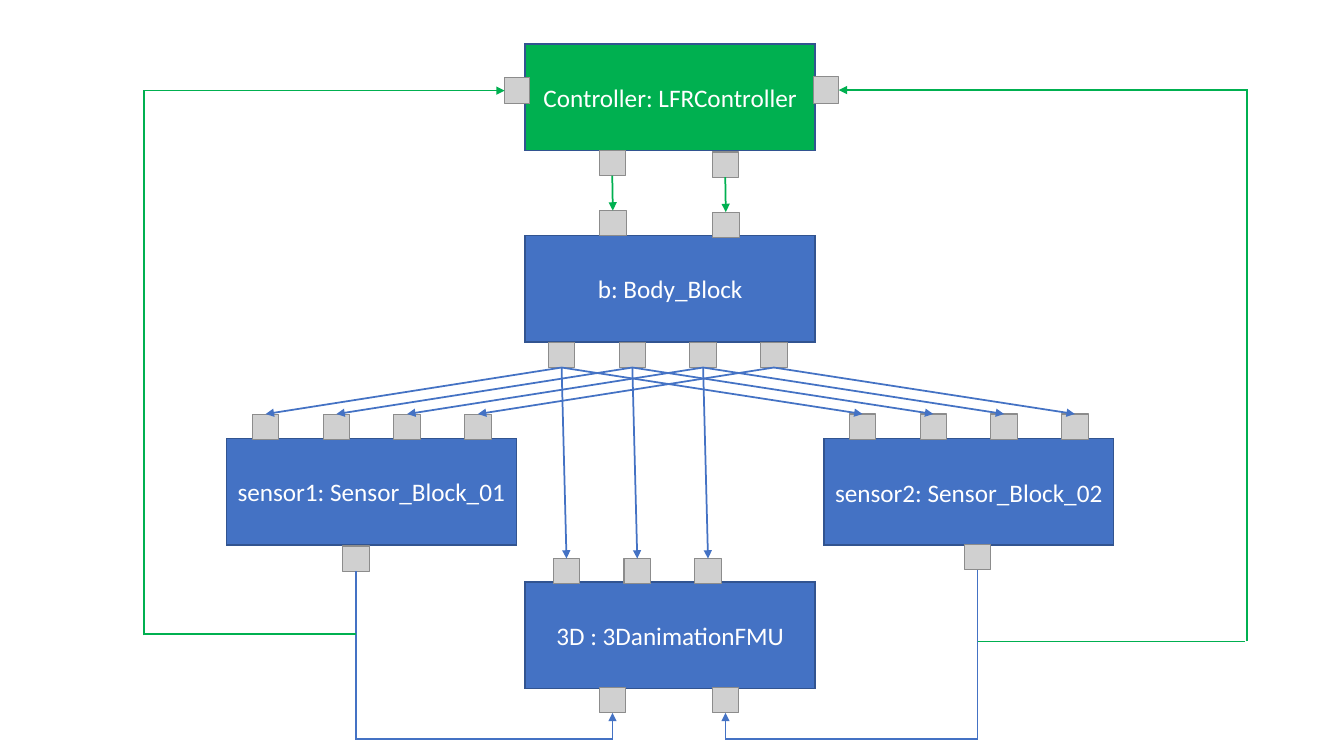
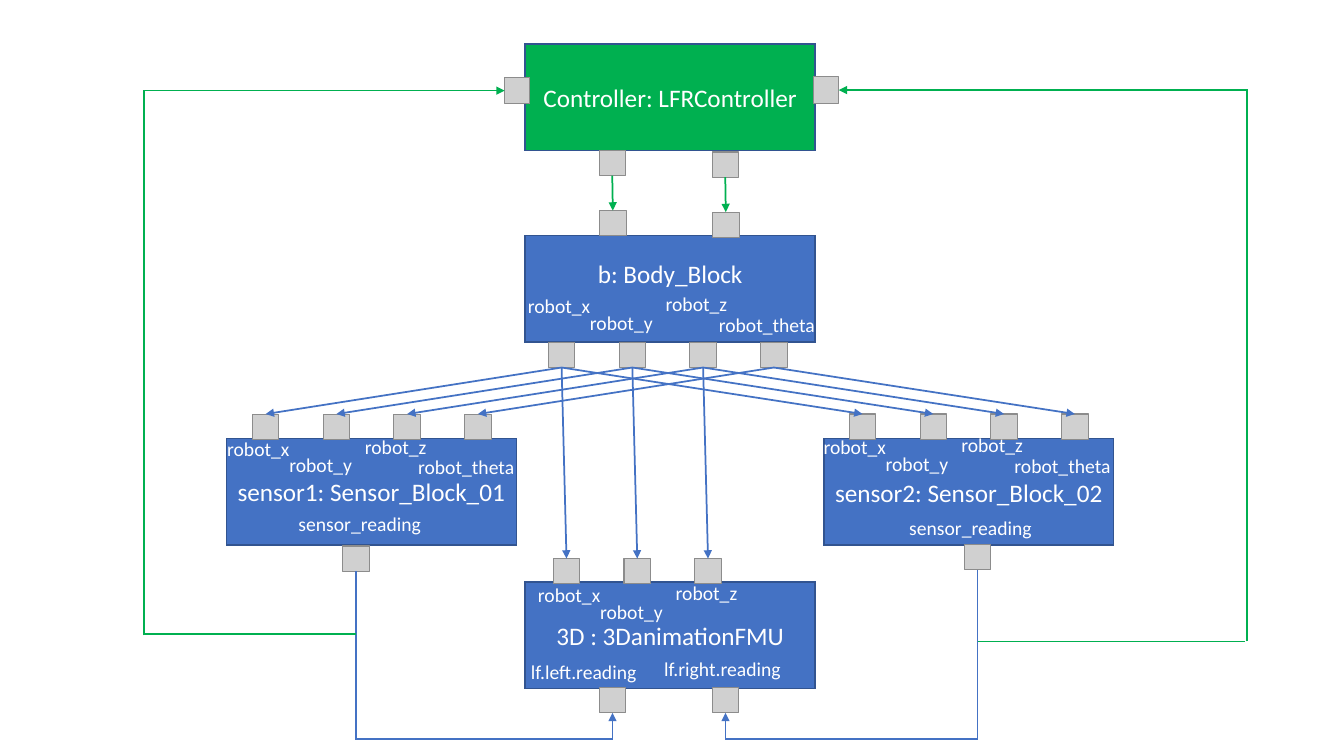
Before and after one commit to INTO-CPS-Association/training, a slide deck: slide 1 of tutorials/Tutorial 2 - Adding FMUs/figures/InitialConnections.pptx. Drawn at 1344x756 pixels with LibreOffice and Linux fonts; fonts in the diff are those of the drawing; grey boxes stand for pictures. Boxes give left, top, right and bottom in pixels: in the first picture for what was removed or moved away, otherwise in the second. Text is boxed around its words. In the diff, an @@ line names an element or a change of style, - is before the commit and + after.

```diff
--- a/tutorials/Tutorial 2 - Adding FMUs/figures/InitialConnections.pptx
+++ b/tutorials/Tutorial 2 - Adding FMUs/figures/InitialConnections.pptx
@@ text added at (x1=528, y1=299, x2=590, y2=316), 14 pt, text #FFFFFF @@
+robot_x
@@ text added at (x1=666, y1=297, x2=728, y2=314), 14 pt, text #FFFFFF @@
+robot_z
@@ text added at (x1=590, y1=316, x2=653, y2=333), 14 pt, text #FFFFFF @@
+robot_y
@@ text added at (x1=719, y1=315, x2=815, y2=337), 14 pt, text #FFFFFF @@
+robot_theta
@@ text added at (x1=227, y1=442, x2=289, y2=459), 14 pt, text #FFFFFF @@
+robot_x
@@ text added at (x1=365, y1=438, x2=427, y2=457), 14 pt, text #FFFFFF @@
+robot_z
@@ text added at (x1=824, y1=438, x2=886, y2=460), 14 pt, text #FFFFFF @@
+robot_x
@@ text added at (x1=961, y1=436, x2=1023, y2=455), 14 pt, text #FFFFFF @@
+robot_z
@@ text added at (x1=289, y1=458, x2=352, y2=475), 14 pt, text #FFFFFF @@
+robot_y
@@ text added at (x1=418, y1=460, x2=514, y2=477), 14 pt, text #FFFFFF @@
+robot_theta
@@ text added at (x1=886, y1=457, x2=949, y2=474), 14 pt, text #FFFFFF @@
+robot_y
@@ text added at (x1=1014, y1=459, x2=1110, y2=476), 14 pt, text #FFFFFF @@
+robot_theta
@@ text added at (x1=298, y1=517, x2=420, y2=535), 14 pt, text #FFFFFF @@
+sensor_reading
@@ text added at (x1=909, y1=521, x2=1031, y2=539), 14 pt, text #FFFFFF @@
+sensor_reading
@@ text added at (x1=538, y1=588, x2=600, y2=605), 14 pt, text #FFFFFF @@
+robot_x
@@ text added at (x1=676, y1=586, x2=738, y2=603), 14 pt, text #FFFFFF @@
+robot_z
@@ text added at (x1=600, y1=605, x2=663, y2=622), 14 pt, text #FFFFFF @@
+robot_y
@@ text added at (x1=531, y1=665, x2=636, y2=683), 14 pt, text #FFFFFF @@
+lf.left.reading
@@ text added at (x1=664, y1=662, x2=780, y2=680), 14 pt, text #FFFFFF @@
+lf.right.reading
```
Also in this commit, not shown: 1 other file.
